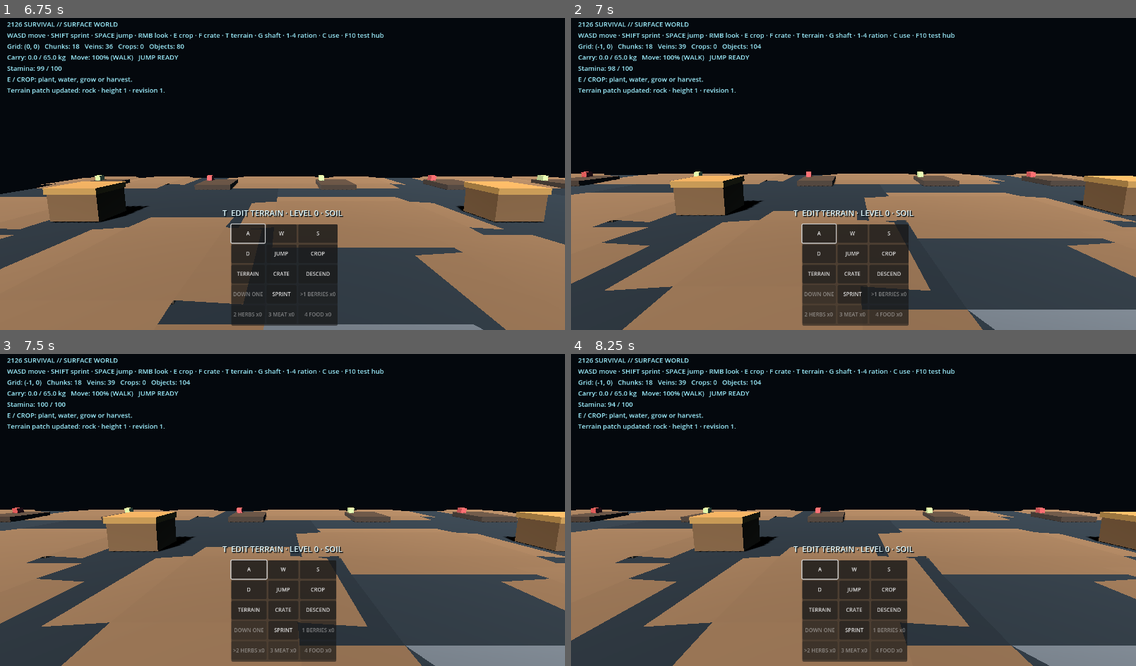
Above: before the commit, frames 1-4 (two rows, left to right).
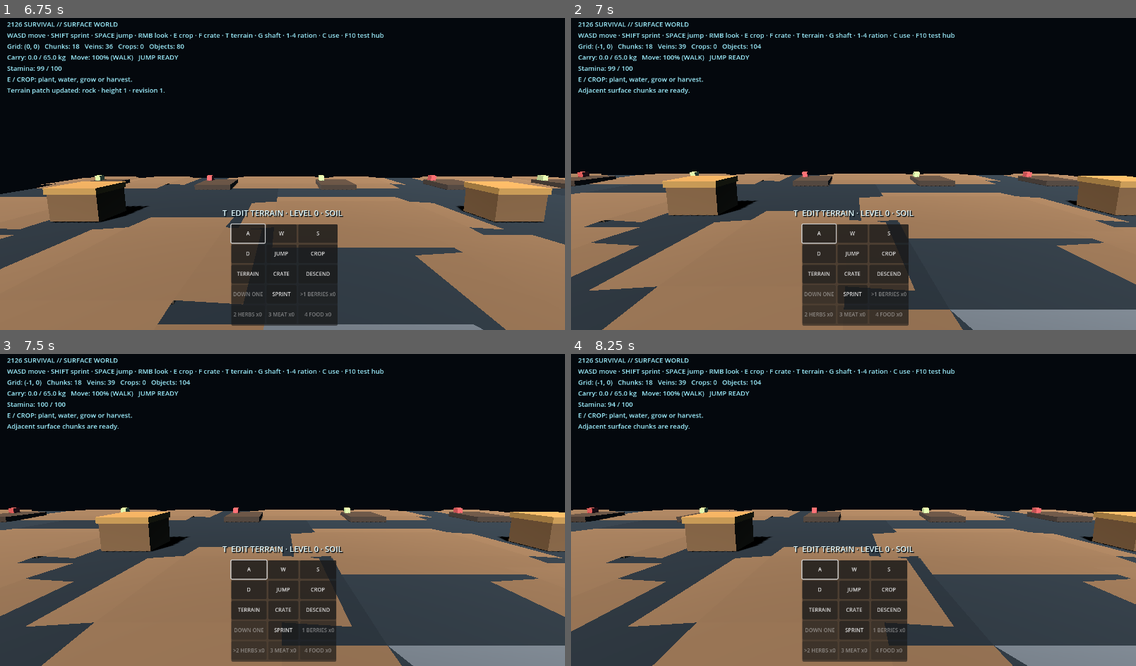
Above: after the commit, the same moments.

Repository: qaqp980520-prog/2126-Survival
Game: Godot game, scene res://world/SurfaceWorld.tscn
Same seed, same stepped clock (60 frames per second), same inputs: the game is played once before the commit and once after it.
Inputs (mouse positions are in pixels of both pictures, inside the frame that each line leads up to):
- Up to frame 1 (6.75 s): tap Enter at 0.5 s; move the mouse to (406, 155) at 0.52 s; hold Right 0.53-1.25 s; tap Q at 0.6 s; click (406, 155) at 0.67 s; tap Space at 0.77 s; drag from (169, 186) to (254, 236) at 1.27 s; click "A" at 2 s; click "W" at 2.75 s; click "S" at 3.5 s; click "D" at 4.25 s; click "JUMP" at 5 s; move the mouse to (339, 102) at 5.77 s; hold Right 5.78-6.5 s; tap T at 5.85 s; drag from (254, 236) to (113, 124) at 6.52 s
- Up to frame 2 (7 s): no input
- Up to frame 3 (7.5 s): move the mouse to (452, 553) at 7.27 s; hold Left from 7.28 s (still down); tap 2 at 7.35 s
- Up to frame 4 (8.25 s): tap Space at 7.52 s; release Left at 8 s; drag from (684, 460) to (768, 428) at 8.02 s

Frame 1 is identical in both runs. In frame 2, 4.2% of the frame differs, in the area x 0-100%, y 15-100%; in frame 3, 4.3%; in frame 4, 4.5%, in the area x 0-100%, y 22-100%.

Commit message:
Use bounded asynchronous streaming for surface movement

Diff:
--- a/world/SurfaceWorld.gd
+++ b/world/SurfaceWorld.gd
@@ -44,10 +44,19 @@
 var _mine_layer_index: int = 0
 var _last_mine_layer_index: int = 0
 var _surface_return_position: Vector3 = MINE_ENTRY_SURFACE_RETURN
+var _surface_stream_pending: bool = false
+var _surface_stream_request_id: int = -1
+var _surface_stream_rollback_position: Vector3 = Vector3.ZERO
+var _surface_stream_target_position: Vector3 = Vector3.ZERO
+var _surface_stream_target_velocity: Vector3 = Vector3.ZERO
 
 func _ready() -> void:
 	if not initialize_world_session():
 		return
+	if director != null and director.has_signal("async_sync_completed"):
+		var stream_callback := Callable(self, "_on_surface_stream_completed")
+		if not director.is_connected("async_sync_completed", stream_callback):
+			director.connect("async_sync_completed", stream_callback)
 	if inventory_bridge != null and inventory_bridge.has_signal("inventory_changed"):
 		inventory_bridge.connect("inventory_changed", Callable(self, "_on_inventory_changed"))
 	_build_environment()
@@ -313,6 +322,11 @@
 func _physics_process(delta: float) -> void:
 	if player == null or camera == null:
 		return
+	if _surface_stream_pending:
+		player.velocity = Vector3.ZERO
+		_camera_interaction_target_cache = {}
+		_refresh_hud()
+		return
 	var move_input := Vector2.ZERO
 	if Input.is_key_pressed(KEY_A) or _touch_directions.has("left"):
 		move_input.x -= 1.0
@@ -365,8 +379,55 @@
 	else:
 		var current_grid: Vector2i = director.get_grid_coordinate(player.global_position)
 		if current_grid != _last_grid:
-			_sync_streaming(int(Time.get_unix_time_from_system()))
+			_request_surface_streaming(previous_position, player.global_position, player.velocity)
 	_camera_interaction_target_cache = _cast_camera_interaction_target()
+	_refresh_hud()
+
+
+func _request_surface_streaming(rollback_position: Vector3, target_position: Vector3, target_velocity: Vector3) -> bool:
+	if player == null or director == null or not director.has_method("request_sync_to_world_position_async"):
+		if player != null:
+			player.global_position = rollback_position
+			player.velocity = Vector3.ZERO
+		_world_object_action_message = "Surface streaming is unavailable; movement was rolled back."
+		_refresh_hud()
+		return false
+	_surface_stream_pending = true
+	_surface_stream_rollback_position = rollback_position
+	_surface_stream_target_position = target_position
+	_surface_stream_target_velocity = target_velocity
+	player.global_position = rollback_position
+	player.velocity = Vector3.ZERO
+	_surface_stream_request_id = int(director.call(
+		"request_sync_to_world_position_async",
+		target_position,
+		int(Time.get_unix_time_from_system()),
+		1
+	))
+	if _surface_stream_request_id < 0:
+		_surface_stream_pending = false
+		_world_object_action_message = "Surface streaming request was rejected; movement was rolled back."
+		_refresh_hud()
+		return false
+	_world_object_action_message = "Loading adjacent surface chunks..."
+	_refresh_hud()
+	return true
+
+func _on_surface_stream_completed(request_id: int, report: Dictionary) -> void:
+	if not _surface_stream_pending or request_id != _surface_stream_request_id:
+		return
+	_surface_stream_pending = false
+	if bool(report.get("success", false)):
+		player.global_position = _surface_stream_target_position
+		player.velocity = _surface_stream_target_velocity
+		_last_grid = director.get_grid_coordinate(_surface_stream_target_position)
+		_world_object_action_message = "Adjacent surface chunks are ready."
+	else:
+		player.global_position = _surface_stream_rollback_position
+		player.velocity = Vector3.ZERO
+		_last_grid = director.get_grid_coordinate(_surface_stream_rollback_position)
+		_world_object_action_message = "Surface streaming failed; movement rolled back (%s)." % str(report.get("phase", "unknown"))
+	_camera_interaction_target_cache = {}
 	_refresh_hud()
 
 func _unhandled_input(event: InputEvent) -> void:
